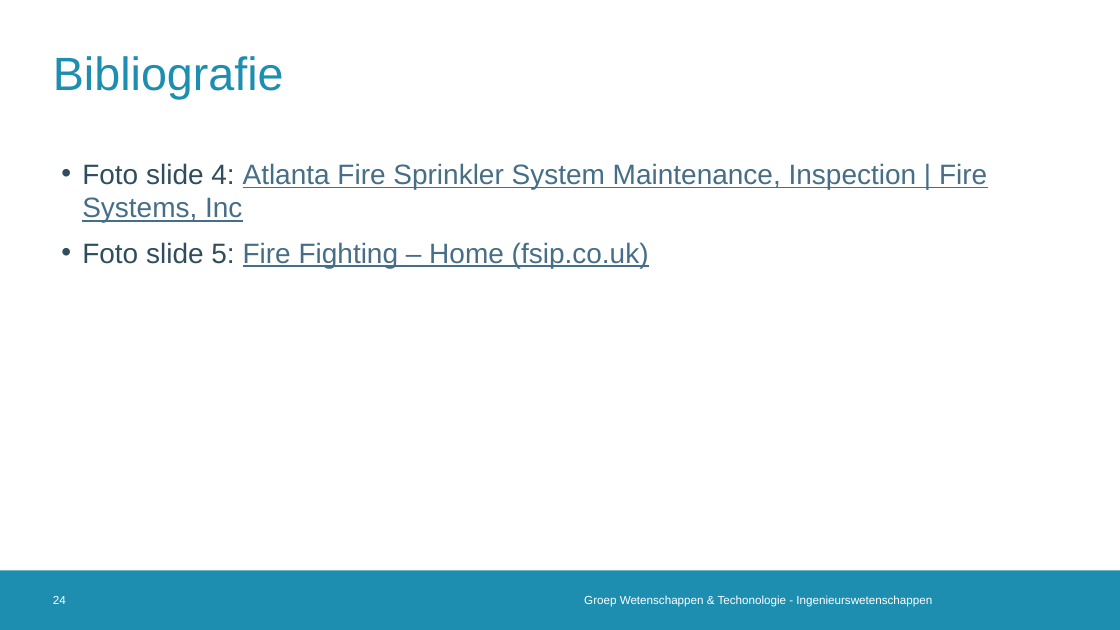
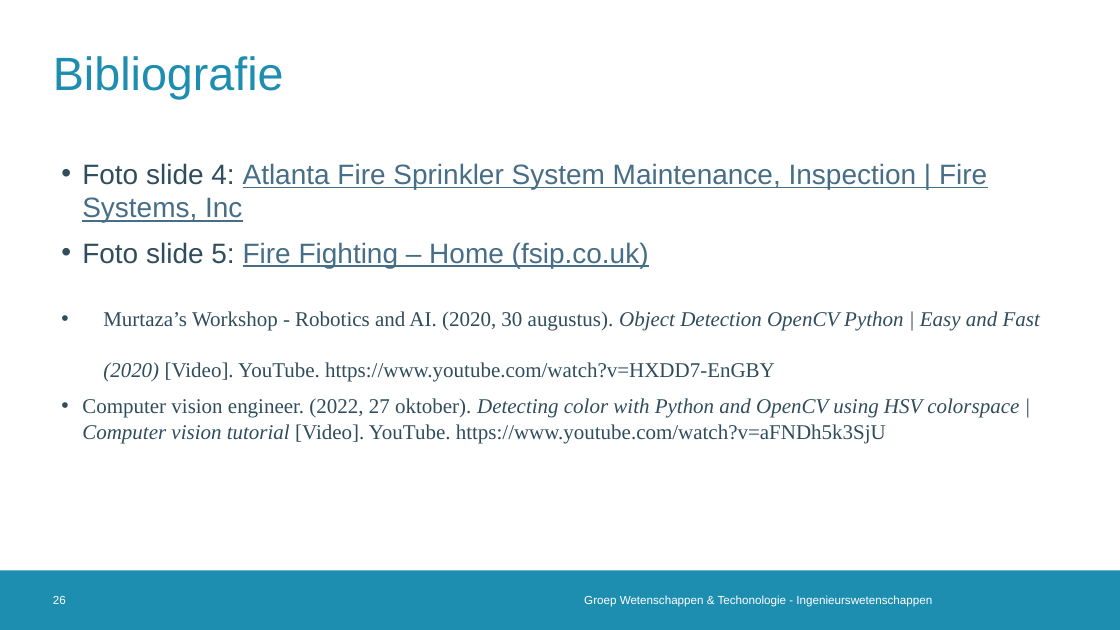
Before and after one commit to 2023-2022-KULAK-IW/2022_2023_Probleemoplossen_en_Ontwerpen_2, a slide deck: slide 26 of LATEX + ppt/Tussentijdse Presentatie .pptx (slide 24 before the commit). Drawn at 1120x630 pixels with LibreOffice and Linux fonts; fonts in the diff are those of the drawing; background and template pictures are left out. Boxes give left, top, right and bottom in pixels: in the first picture for what was removed or moved away, otherwise in the second. Text is boxed around its words. In the diff, an @@ line names an element or a change of style, - is before the commit and + after.

```diff
--- a/LATEX + ppt/Tussentijdse Presentatie .pptx
+++ b/LATEX + ppt/Tussentijdse Presentatie .pptx
@@ text at <box>82,311,1040,443</box>: paragraphs added @@
+• Murtaza’s Workshop - Robotics and AI. (2020, 30 augustus). Object Detection OpenCV Python | Easy and Fast (2020) [Video]. YouTube. https://www.youtube.com/watch?v=HXDD7-EnGBY
+• Computer vision engineer. (2022, 27 oktober). Detecting color with Python and OpenCV using HSV colorspace | Computer vision tutorial [Video]. YouTube. https://www.youtube.com/watch?v=aFNDh5k3SjU
@@ page number at <box>53,596,66,604</box>: text changed @@
-24
+26
```
Also in this commit, not shown: 17 other slides changed, 2 slides added, 1 other file.
